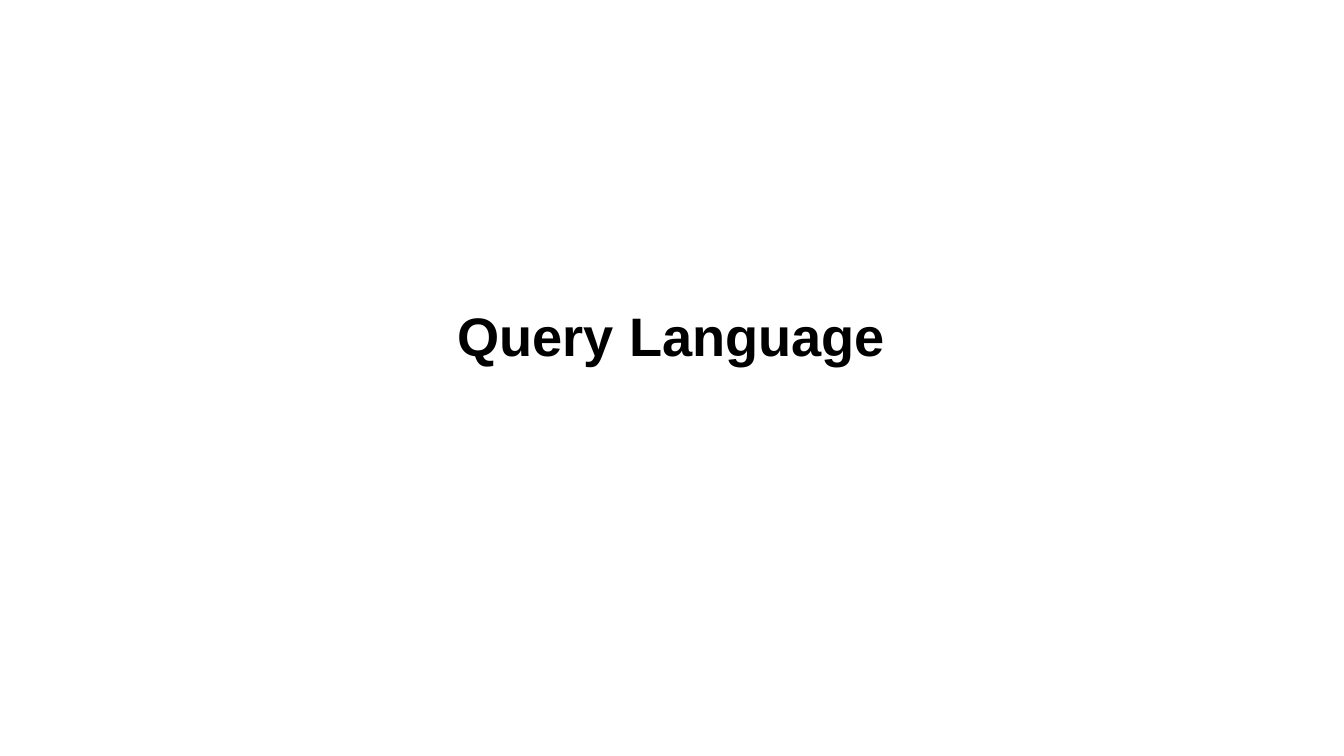
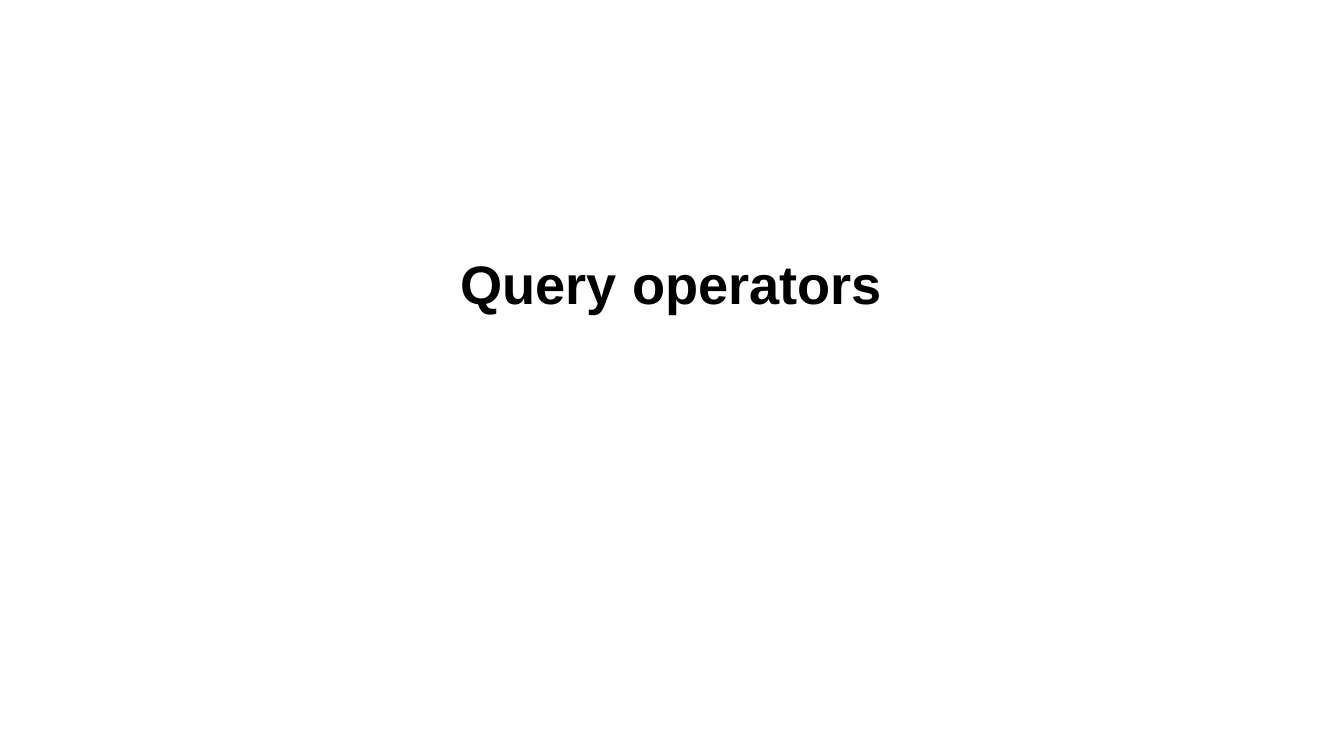
Before and after one commit to skrabbenborg/nosql-talk, a slide deck: slide 8 of presentation/presentation.pptx (slide 30 before the commit). Drawn at 1344x756 pixels with LibreOffice and Linux fonts; fonts in the diff are those of the drawing; background and template pictures are left out. Boxes give left, top, right and bottom in pixels: in the first picture for what was removed or moved away, otherwise in the second. Text is boxed around its words. In the diff, an @@ line names an element or a change of style, - is before the commit and + after.

```diff
--- a/presentation/presentation.pptx
+++ b/presentation/presentation.pptx
@@ text "Query operators" at (461,266,882,313): vertical alignment middle to top @@
@@ text at (461,266,882,313): text changed @@
-Query Language
+Query operators
```
Also in this commit, not shown: 1 other slide changed, 10 slides added, 4 slides removed, 8 other files.
